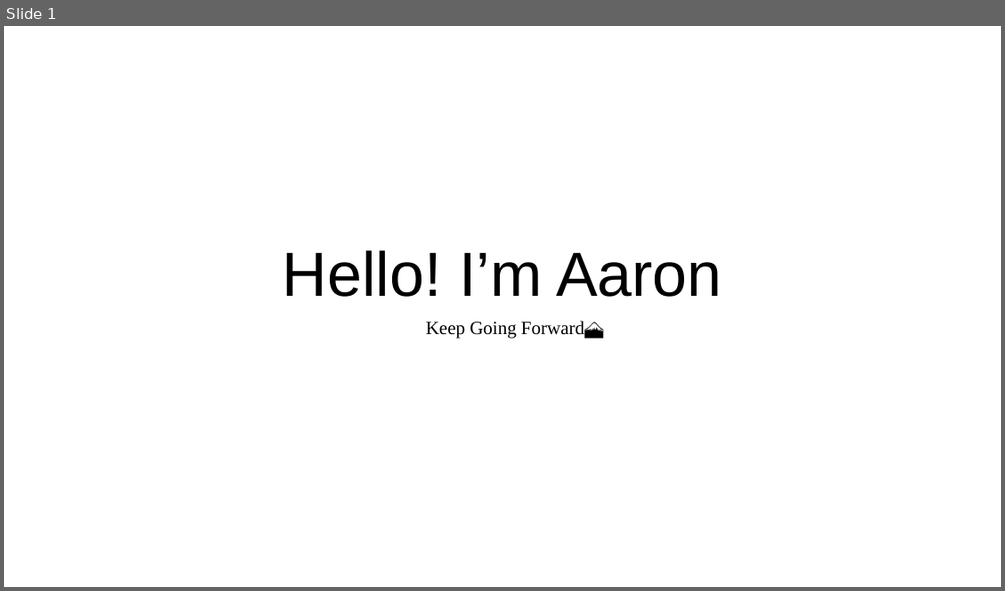
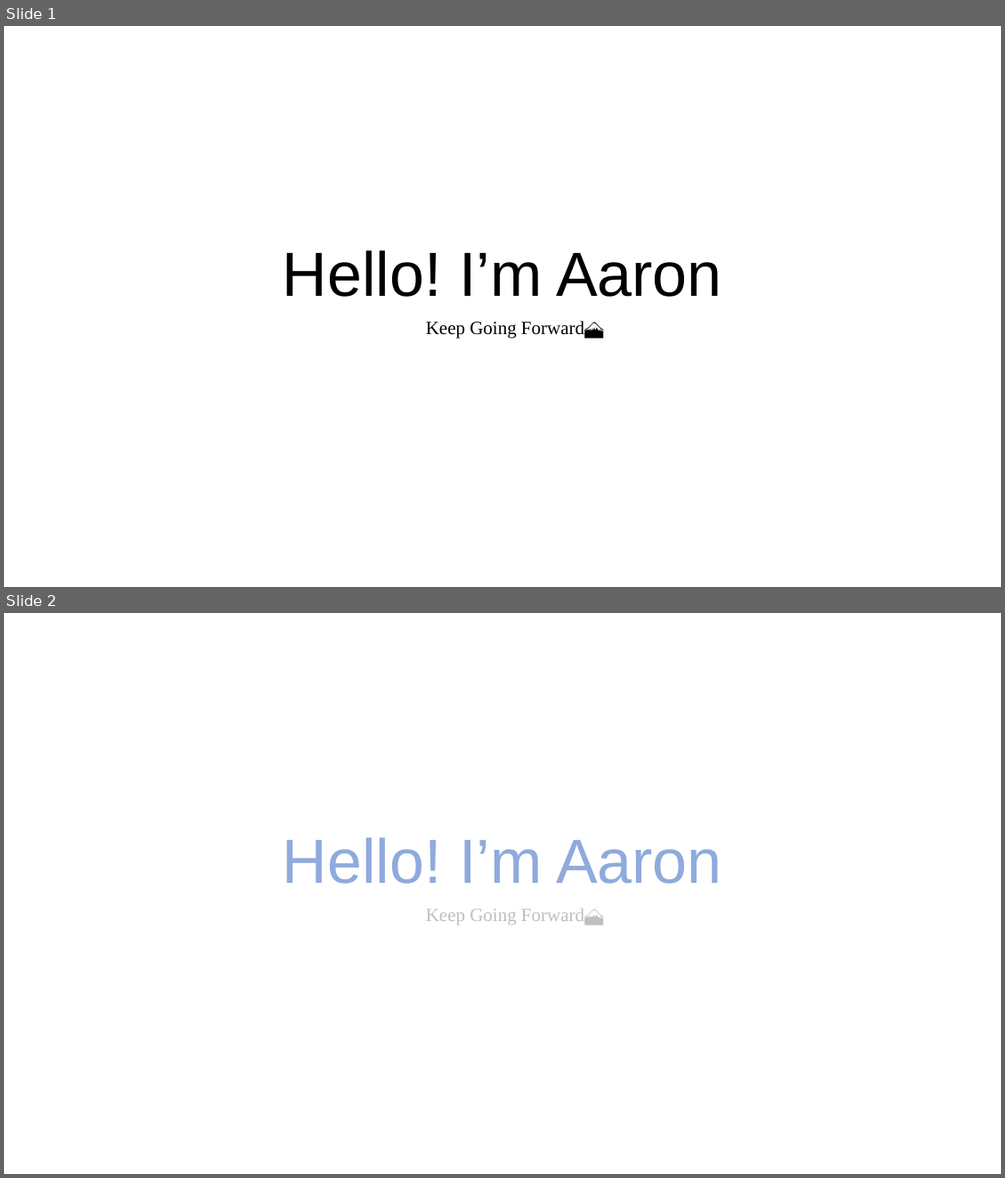
Before and after one commit to aaron1aaron2/aaron1aaron2, a slide deck: img/Hello! I’m Aaron.pptx. Shown one above the other, each under a label of ours: slide 1 before the commit, slides 1 and 2 after it. The pictures are 1005x591 and 1005x1178 pixels, drawn with LibreOffice and Linux fonts; fonts in the diff are those of the drawing. Boxes give left, top, right and bottom in pixels: in the first picture for what was removed or moved away, otherwise in the second. Text is boxed around its words. In the diff, an @@ line names an element or a change of style, - is before the commit and + after.

```diff
--- a/img/Hello! I’m Aaron.pptx
+++ b/img/Hello! I’m Aaron.pptx
@@ slide 2 added at box(4, 613, 1001, 1174), background #FFFFFF @@
@@ title added at box(283, 837, 722, 884), 60 pt, text #8FAADC @@
+Hello! I’m Aaron
@@ text added at box(426, 908, 603, 925), 18 pt, text #BFBFBF @@
+Keep Going Forward🗻
```
Also in this commit, not shown: 1 other file.
